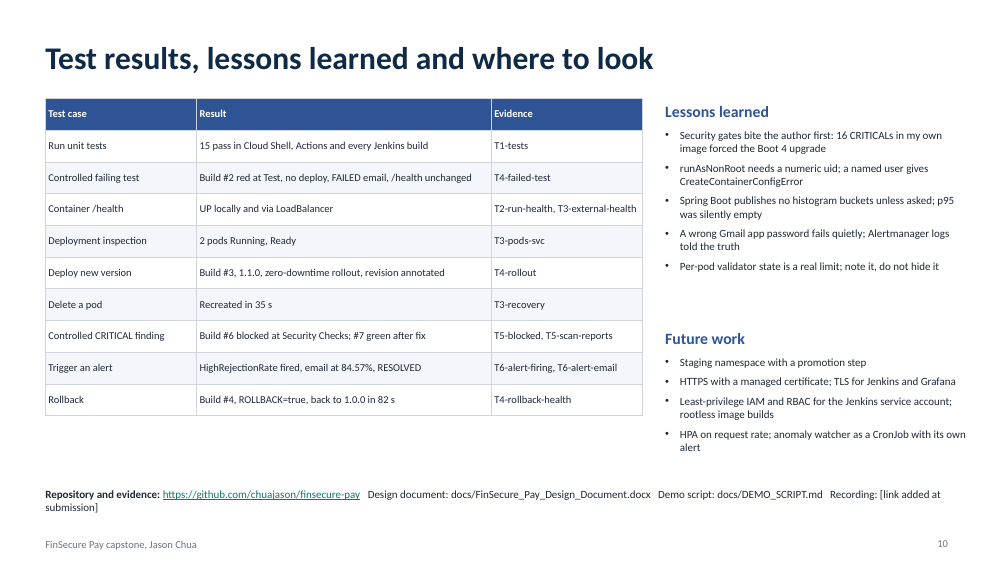
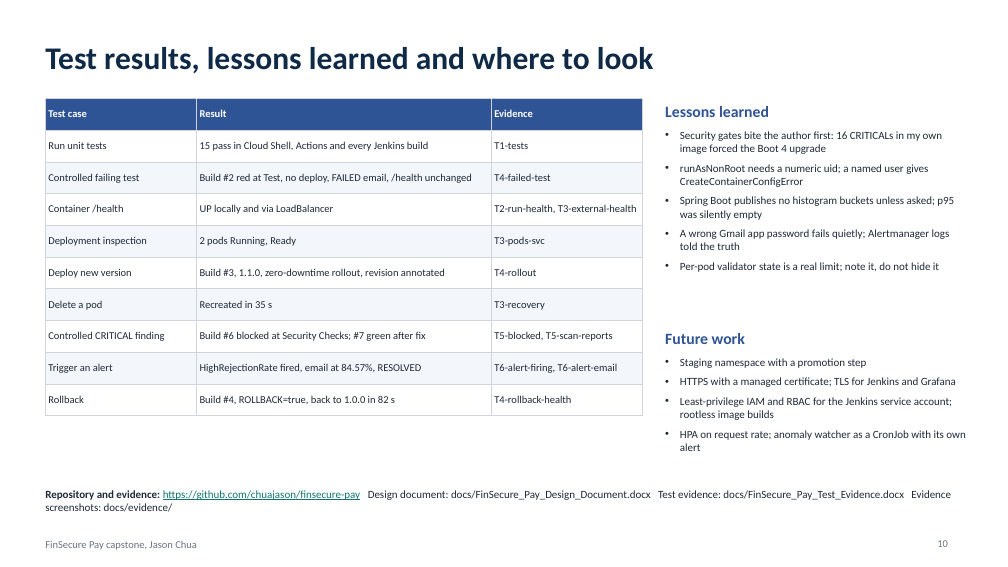
Before and after one commit to chuajason/finsecure-pay, a slide deck: slide 10 of docs/FinSecure_Pay_Capstone.pptx. Drawn at 1008x567 pixels with LibreOffice and Linux fonts; fonts in the diff are those of the drawing. Boxes give left, top, right and bottom in pixels: in the first picture for what was removed or moved away, otherwise in the second. Text is boxed around its words. In the diff, an @@ line names an element or a change of style, - is before the commit and + after.

```diff
--- a/docs/FinSecure_Pay_Capstone.pptx
+++ b/docs/FinSecure_Pay_Capstone.pptx
@@ text at bbox=[45, 490, 951, 512]: text changed @@
-Repository and evidence: https://github.com/chuajason/finsecure-pay Design document: docs/FinSecure_Pay_Design_Document.docx Demo script: docs/DEMO_SCRIPT.md Recording: [link added at submission]
+Repository and evidence: https://github.com/chuajason/finsecure-pay Design document: docs/FinSecure_Pay_Design_Document.docx Test evidence: docs/FinSecure_Pay_Test_Evidence.docx Evidence screenshots: docs/evidence/
```
Also in this commit, not shown: 1 other slide changed, 2 other files.
